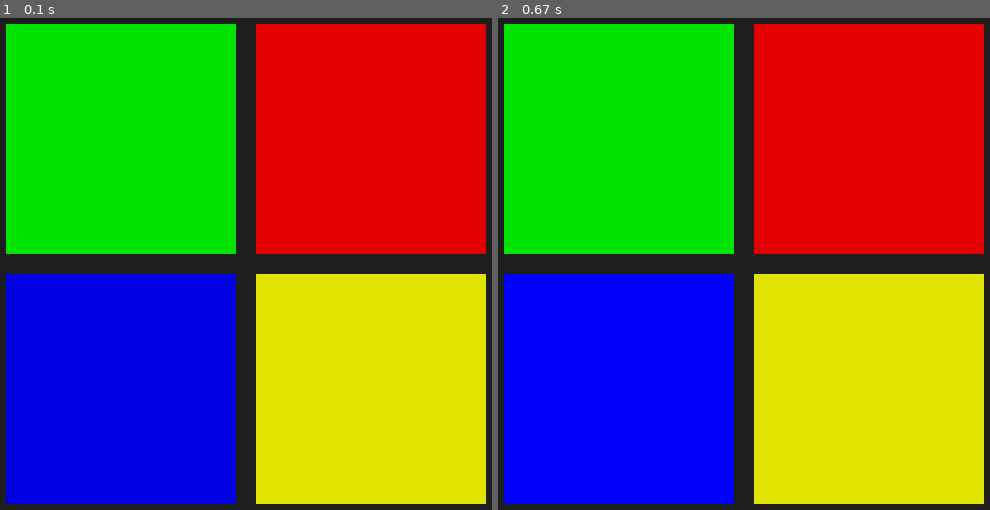
Above: before the commit, frames 1-2 (left to right).
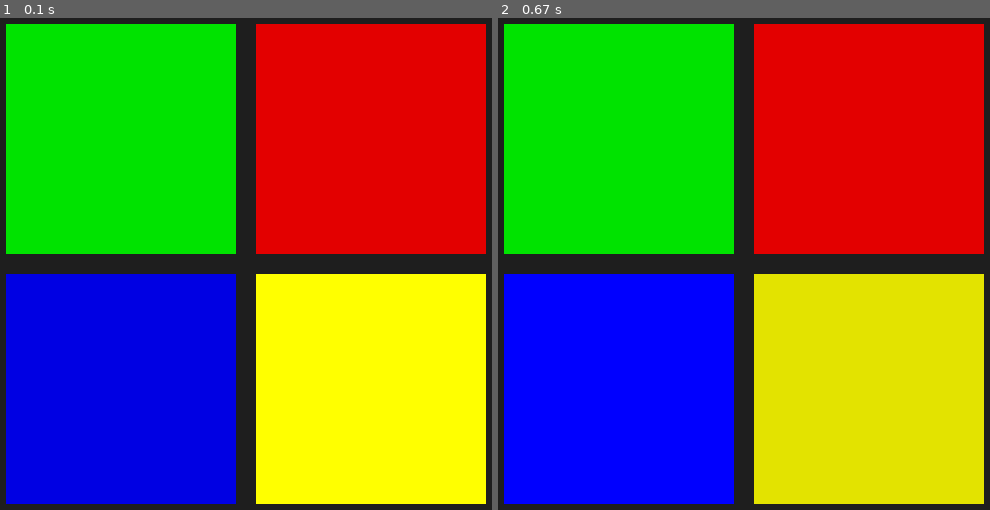
Above: after the commit, the same moments.

Repository: shawnworkstation/simon-says-pygame
Game: pygame game, started from main.py
The game is run twice, just before and just after one commit, with the same random seed, the same clock (stepped at 60 frames per second) and the same inputs.
Inputs (mouse positions are in pixels of both pictures, inside the frame that each line leads up to):
- Up to frame 1 (0.1 s): no input
- Up to frame 2 (0.67 s): click (724, 283) at 0.38 s

The runs differ from the first frame. In frame 1, 22% of the frame differs, in the area x 52-99%, y 52-99%; in frame 2, nothing differs.

Commit message:
upate Simon Says PyGame

Diff:
--- a/button.py
+++ b/button.py
@@ -1,53 +1,37 @@
-import random
-import time
 import pygame
+
 pygame.init()
+
 
 class Button(pygame.sprite.Sprite):
     def __init__(self, color_on, color_off, sound, x, y):
-        pygame.sprite.Sprite.__init__(self)
+        super().__init__()
 
-        # Store color and sound properties
-        self.color_on  = color_on
+        self.color_on = color_on
         self.color_off = color_off
-        self.sound     = sound
+        self.sound = sound
 
         self.image = pygame.Surface((230, 230))
         self.image.fill(self.color_off)
-        self.rect  = self.image.get_rect()
-
-        # Assign x, y coordinates to the top-left of the sprite
+        self.rect = self.image.get_rect()
         self.rect.topleft = (x, y)
 
         self.clicked = False
 
-    # ------------------------------------------------------------------
-    # Draws button sprite onto the pygame window
-    # ------------------------------------------------------------------
     def draw(self, screen):
         screen.blit(self.image, (self.rect.x, self.rect.y))
 
-    # ------------------------------------------------------------------
-    # Returns True if the mouse position is inside this button's rect
-    # ------------------------------------------------------------------
     def selected(self, mouse_pos):
         return self.rect.collidepoint(mouse_pos)
 
-    # ------------------------------------------------------------------
-    # Illuminates the button, plays its sound, then resets to off-color
-    # ------------------------------------------------------------------
     def update(self, screen):
-        # Light up the button
         self.image.fill(self.color_on)
         screen.blit(self.image, (self.rect.x, self.rect.y))
-
-        # Play the associated sound
         self.sound.play()
 
         pygame.display.update()
+        pygame.time.wait(500)
 
-        # Wait 500 ms then restore the off-color
         self.image.fill(self.color_off)
         screen.blit(self.image, (self.rect.x, self.rect.y))
-        pygame.time.wait(500)
         pygame.display.update()
